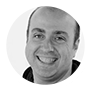
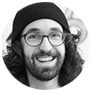
Layered file, before and after one edit (92 × 92). Changes by layer:
hid "Ellipse 1" over [2,2,90,90]
added layer "jpdoyle" above "sylvie-bougie" over [2,2,90,90]
hid "patrick-parent" over [2,2,85,86]
